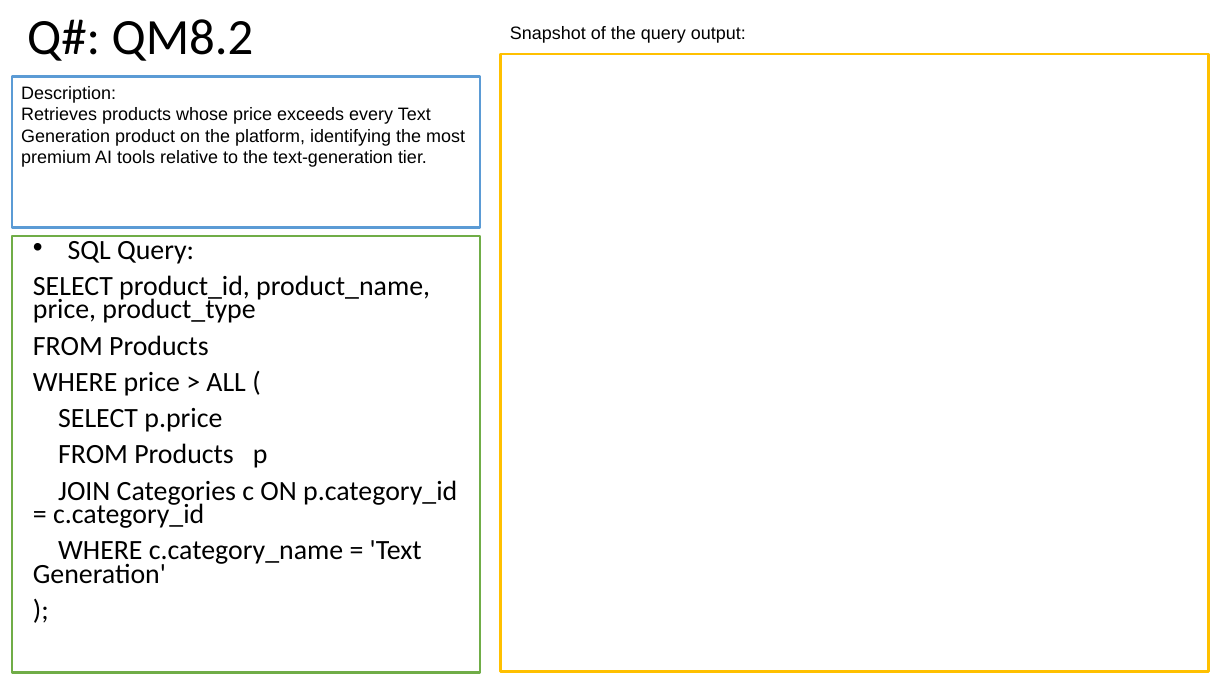
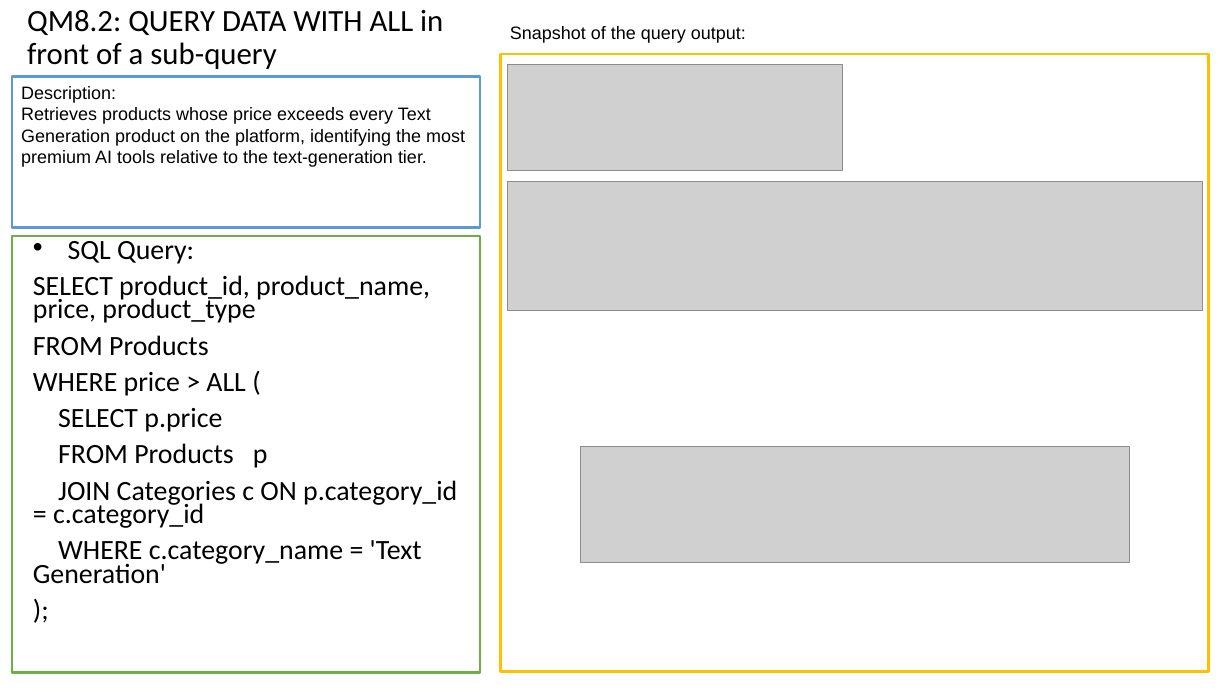
Before and after one commit to adamrodi/CMPS4390, a slide deck: slide 22 of Docs/PA2.pptx. Drawn at 1232x693 pixels with LibreOffice and Linux fonts; fonts in the diff are those of the drawing; grey boxes stand for pictures. Boxes give left, top, right and bottom in pixels: in the first picture for what was removed or moved away, otherwise in the second. Text is boxed around its words. In the diff, an @@ line names an element or a change of style, - is before the commit and + after.

```diff
--- a/Docs/PA2.pptx
+++ b/Docs/PA2.pptx
@@ title at box(27, 10, 443, 69): text changed; size 39.6 to 24 pt @@
-Q#: QM8.2
+QM8.2: QUERY DATA WITH ALL in front of a sub-query
@@ picture added at box(507, 65, 843, 170) @@
@@ picture added at box(507, 181, 1202, 311) @@
@@ picture added at box(580, 446, 1129, 563) @@
```
Also in this commit, not shown: 18 other slides changed, 7 slides added, 3 other files.
